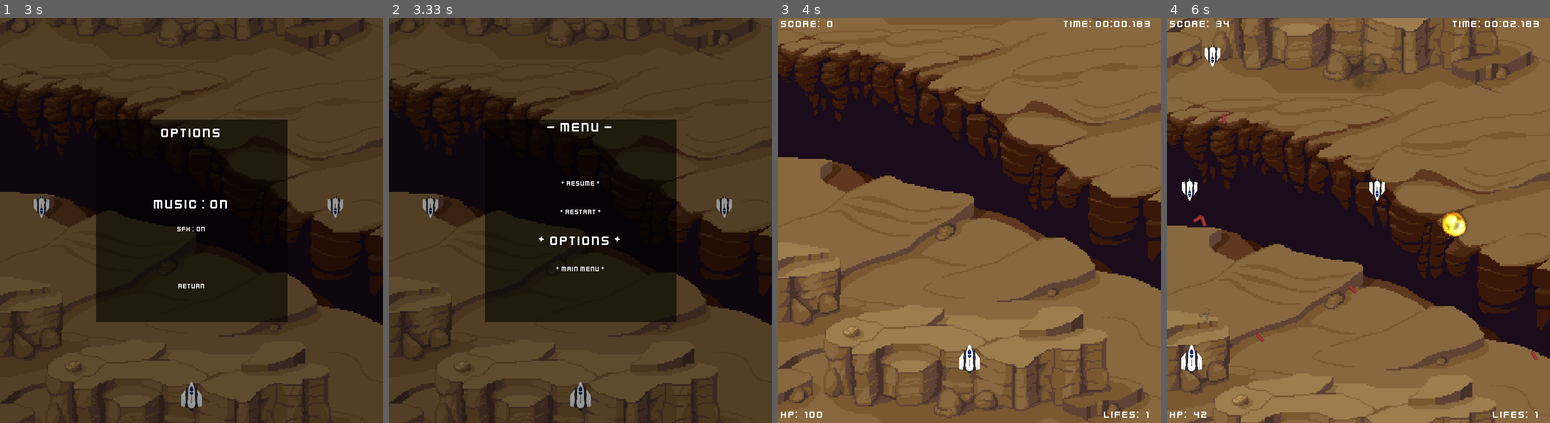
Above: before the commit, frames 1-4 (left to right).
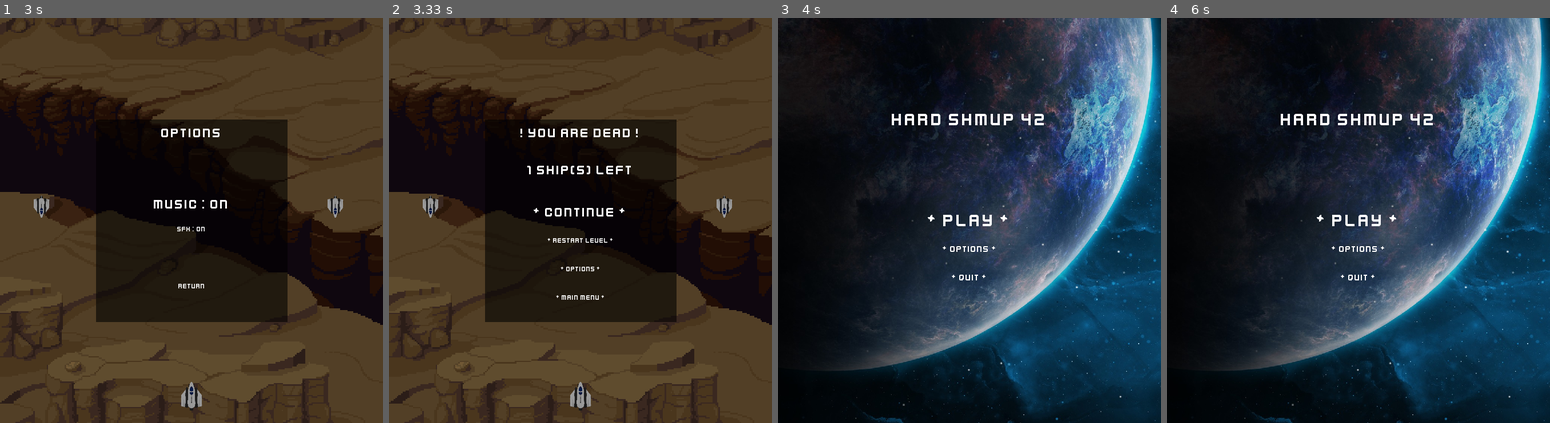
Above: after the commit, the same moments.

Repository: 2ndcouteau/Py_shmup
Game: pygame game, started from srcs/main.py
Same seed, same stepped clock (60 frames per second), same inputs: the game is played once before the commit and once after it.
Inputs:
- Up to frame 1 (3 s): tap Enter at 0.33, 2.67 s; tap Space at 0.67, 1.4, 1.7, 2.33 s; tap W at 1 s; hold Down 1.33-1.8 s; hold Up 2.27-2.63 s
- Up to frame 2 (3.33 s): hold Backspace from 3 s (still down); hold Down from 3 s (still down); tap Space at 3.07 s; tap E at 3.15 s
- Up to frame 3 (4 s): release Backspace at 3.37 s; release Down at 3.37 s; hold Down 3.4-3.77 s; tap Space at 3.47 s; tap Enter at 3.8 s
- Up to frame 4 (6 s): hold Up 4.13-4.43 s; tap Space at 4.2, 4.53, 4.83, 5.03, 5.33, 5.6, 5.93 s; tap E at 4.28, 5.68 s; hold Right 4.47-4.93 s; hold Left 4.97-5.5 s; hold Down 5.53-5.83 s; hold Left from 5.87 s (still down)

Frame 1 is identical in both runs. In frame 2, 1.2% of the frame differs, in the area x 34-65%, y 25-70%; in frame 3, 91%; in frame 4, 92%, in the area x 0-100%, y 0-100%.

Commit message:
[ADD] Manage activation music in all place with good behavior

Diff:
--- a/srcs/class_Event.py
+++ b/srcs/class_Event.py
@@ -216,7 +216,8 @@
 		if g.menu_timer <= 0:
 
 			if keys[K_BACKSPACE]:
-				g.mode = F_LEVEL_MENU
+				g.mode = g.previous_mode
+				g.previous_mode = F_OPTIONS_LEVEL
 				g.menu_timer = MENU_INPUT_DELAY
 
 			if keys[K_LEFT] or keys[K_RIGHT]:
--- a/srcs/class_Layout.py
+++ b/srcs/class_Layout.py
@@ -5,8 +5,8 @@
 from pygame.locals	import *
 
 from class_Background	import Background
-from constants			import (Y_WINDOW,
-								X_WINDOW,
+from constants			import (Y_WINDOW, X_WINDOW,
+								F_MAIN_MENU,
 								FONT)
 
 class Layout():
@@ -63,11 +63,13 @@
 
 	def draw_opt_level_menu_sprites(self, g):
 
-		g.sprites_level_backgrounds.draw(g.window)
-		g.sprites_players.draw(g.window)
-		g.sprites_enemies.draw(g.window)
-
-		g.sprites_level_menu_backgrounds.draw(g.window)
+		if (g.previous_mode == F_MAIN_MENU) :
+			g.sprites_main_menu_backgrounds.draw(g.window)
+		else :
+			g.sprites_level_backgrounds.draw(g.window)
+			g.sprites_players.draw(g.window)
+			g.sprites_enemies.draw(g.window)
+			g.sprites_level_menu_backgrounds.draw(g.window)
 
 		g.opt_level_menu.text.draw_text(g.window)
 		pygame.display.flip()
--- a/srcs/class_Menu.py
+++ b/srcs/class_Menu.py
@@ -25,6 +25,12 @@
 	def __init__(self, g):
 		self.toto = 0
 
+	def load_music(self, g, music_name):
+		music.load(os.path.join(media_folder, music_name))
+		music.play(-1)
+		if (g.opt_music == False):
+			music.pause()
+
 
 	# def level_menu(self, g): # run
 	# 	Event.manage(Event, g)
@@ -42,15 +48,11 @@
 		def play_game(g):
 			g.restart_game() ## Init_game() with some differente base value
 			g.mode = F_GAME
-			# g.main_menu_music.pause()
-			if (g.opt_music == True):
-				music.load(os.path.join(media_folder, 'game_music.wav'))
-				music.play(-1)
-			# g.music_level.play(-1)
-			print("Play Game")
+			self.load_music(g, 'game_music.wav')
 
 		def options_main(g):
-			print("Main options")
+			g.previous_mode = F_MAIN_MENU
+			g.mode = F_OPTIONS_LEVEL
 
 		def quit(g):
 			exit()
@@ -74,8 +76,14 @@
 		def switch_sound(g):
 			if (g.opt_music == False):
 				g.opt_music = True
+				if (g.previous_mode == F_MAIN_MENU):
+					# music.play(-1)
+					music.rewind()
+					music.unpause()
+				# else :
 			else :
 				g.opt_music = False
+				music.pause()
 
 		def switch_sfx(g):
 			if (g.opt_sfx == False):
@@ -108,8 +116,8 @@
 		def restart_level(g):
 			g.restart_level()
 			g.mode = F_GAME
-			if (g.opt_music == True):
-				music.rewind()
+			music.rewind()
+			if (g.opt_music == True):
 				music.play(-1)
 
 		def options_level(g):
@@ -118,9 +126,7 @@
 
 		def main_menu(g):
 			g.mode = F_MAIN_MENU
-			if (g.opt_music == True):
-				music.load(os.path.join(media_folder, 'main_menu_music.wav'))
-				music.play(-1)
+			self.load_music(g, 'main_menu_music.wav')
 
 		self.function = []
 		self.function.insert(RESUME, resume_level)
@@ -143,8 +149,8 @@
 		def restart_level(g):
 			g.restart_level()
 			g.mode = F_GAME
-			if (g.opt_music == True):
-				music.rewind()
+			music.rewind()
+			if (g.opt_music == True):
 				music.play(-1)
 
 
@@ -156,9 +162,7 @@
 		def main_menu(g):
 			g.previous_mode = F_DEATH_MENU
 			g.mode = F_MAIN_MENU
-			if (g.opt_music == True):
-				music.load(os.path.join(media_folder, 'main_menu_music.wav'))
-				music.play(-1)
+			self.load_music(g, 'main_menu_music.wav')
 
 		self.function = []
 		self.function.insert(CONTINUE, continue_level)
@@ -192,9 +196,7 @@
 		def main_menu(g):
 			g.previous_mode = F_GAMEOVER_MENU
 			g.mode = F_MAIN_MENU
-			if (g.opt_music == True):
-				music.load(os.path.join(media_folder, 'main_menu_music.wav'))
-				music.play(-1)
+			self.load_music(g, 'main_menu_music.wav')
 			g.player.init_game(g)
 
 		self.function = []
Not shown, changed: todo.md
